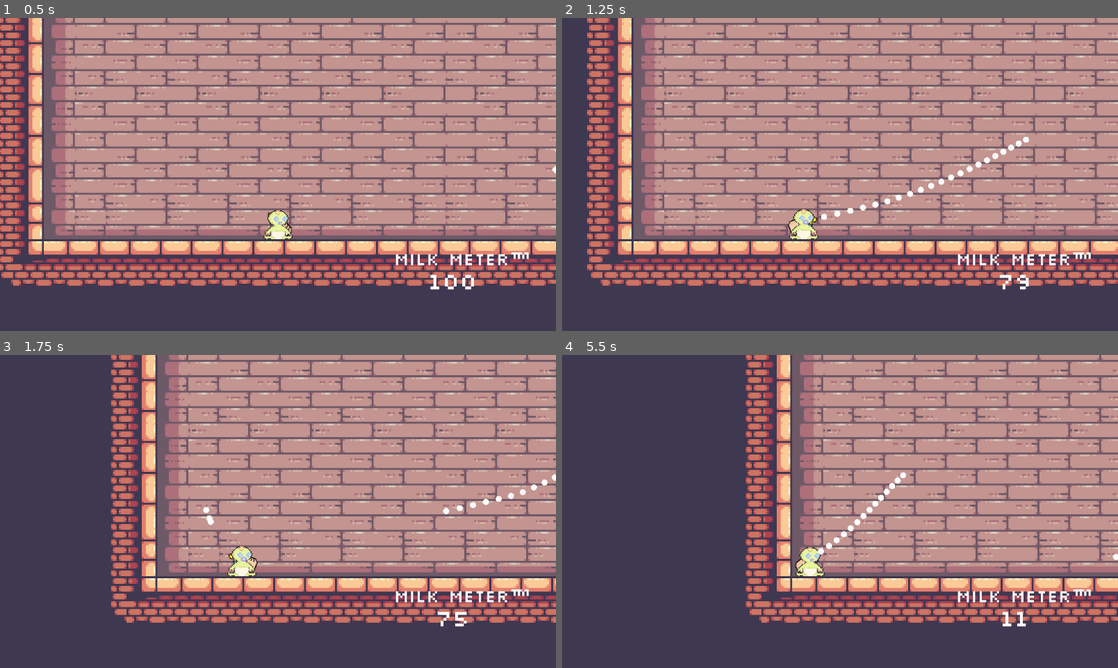
Above: before the commit, frames 1-4 (two rows, left to right).
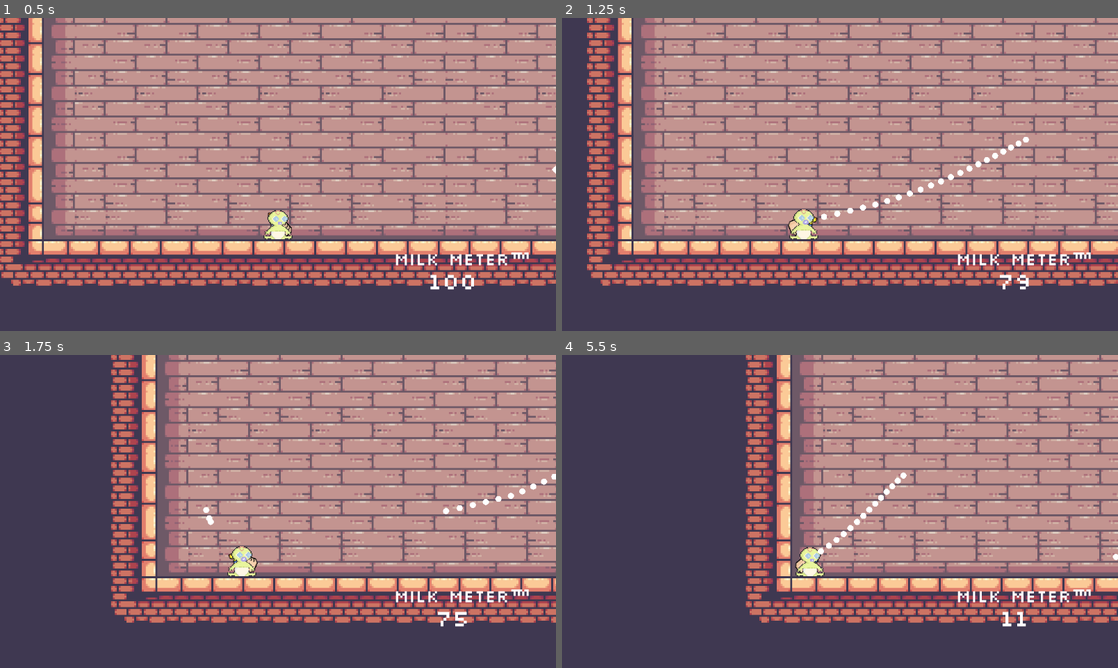
Above: after the commit, the same moments.

Repository: duncwilliams/trust-fund-baby
Game: Godot game, scene res://scenes/main.tscn
The game is run twice, just before and just after one commit, with the same random seed, the same clock (stepped at 60 frames per second) and the same inputs.
Inputs (mouse positions are in pixels of both pictures, inside the frame that each line leads up to):
- Up to frame 1 (0.5 s): no input
- Up to frame 2 (1.25 s): move the mouse to (962, 158) at 0.52 s; press the mouse at (962, 158) at 0.53 s
- Up to frame 3 (1.75 s): move the mouse to (166, 527) at 1.27 s; release the mouse at (166, 527) at 1.28 s; click (166, 527) at 1.35 s
- Up to frame 4 (5.5 s): move the mouse to (895, 442) at 2.02 s; press the mouse at (895, 442) at 2.03 s; move the mouse to (812, 574) at 2.77 s; release the mouse at (812, 574) at 2.78 s; click (812, 574) at 2.85 s; move the mouse to (1006, 558) at 3.52 s; press the mouse at (1006, 558) at 3.53 s; move the mouse to (673, 464) at 4.27 s; release the mouse at (673, 464) at 4.28 s; click (673, 464) at 4.35 s; move the mouse to (867, 511) at 5.02 s; press the mouse at (867, 511) at 5.03 s

Frame 1 is identical in both runs. In frame 2, less than 0.1% of the frame differs, in the area x 52-84%, y 38-63%; in frame 3, less than 0.1%; in frame 4, less than 0.1%.

Commit message:
moving shoot milk check to physics process from process

Diff:
--- a/scripts/bottle.gd
+++ b/scripts/bottle.gd
@@ -13,6 +13,8 @@
 func _process(delta: float) -> void:
 	look_at(get_global_mouse_position())
 
+
+func _physics_process(delta: float) -> void:
 	if (Input.is_action_pressed("shoot_milk") and milk_amount > 0):
 		# set currently_firing to true to temporarily disable gravity while BLASTING off
 		currently_firing = true
